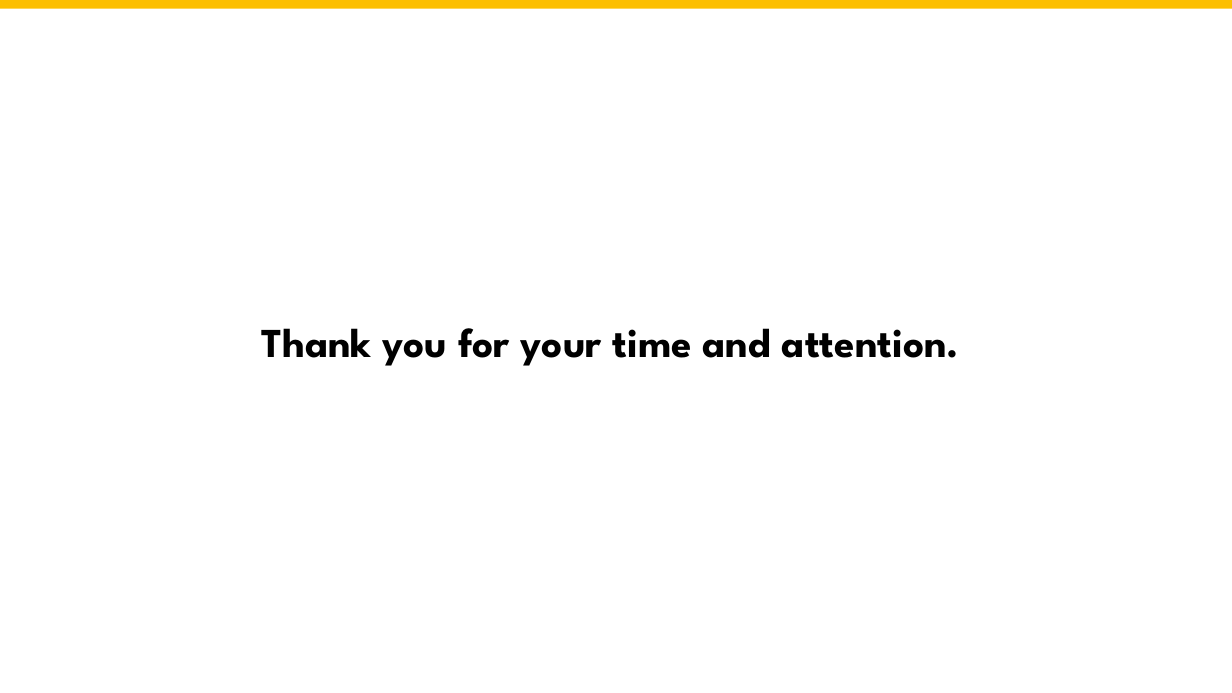
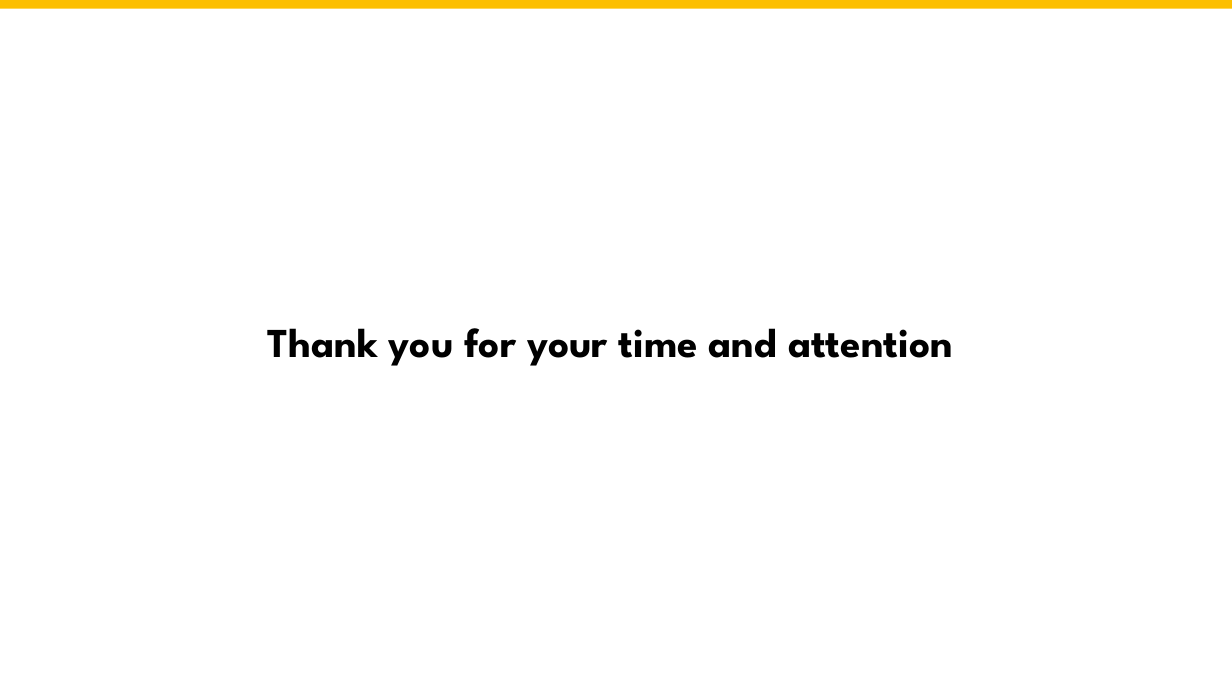
Before and after one commit to Aayush-Shrestha/EDA, a slide deck: slide 14 of project idea presentation.pptx. Drawn at 1232x693 pixels with LibreOffice and Linux fonts; fonts in the diff are those of the drawing. Boxes give left, top, right and bottom in pixels: in the first picture for what was removed or moved away, otherwise in the second. Text is boxed around its words. In the diff, an @@ line names an element or a change of style, - is before the commit and + after.

```diff
--- a/project idea presentation.pptx
+++ b/project idea presentation.pptx
@@ text at (268, 328, 953, 366): text changed @@
-Thank you for your time and attention.
+Thank you for your time and attention
```
Also in this commit, not shown: 1 other slide changed, 12 slides added, 13 slides removed, 1 other file.
